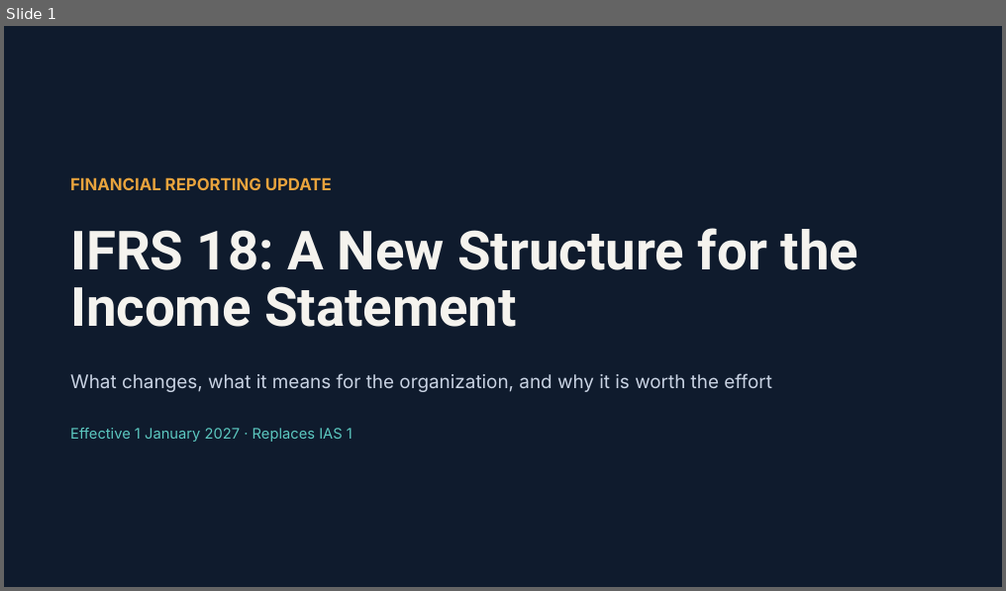
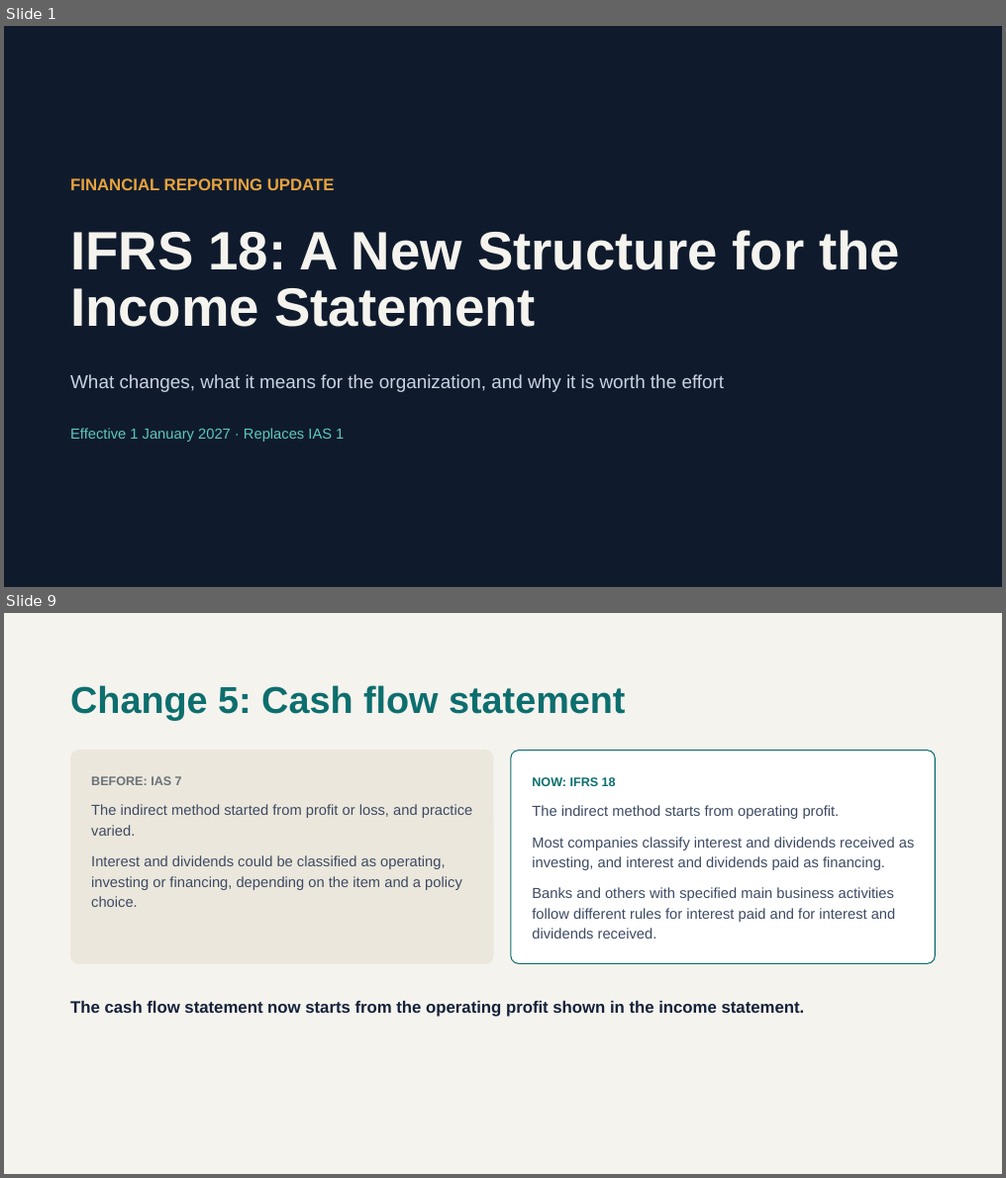
Before and after one commit to arbazm226/arbaz-portfolio, a slide deck: public/Documents/IFRS-18-Changes-Impact-and-Benefits.pptx. Shown one above the other, each under a label of ours: slide 1 before the commit, slides 1 and 9 after it; the slides between them are not shown. The pictures are 1006x591 and 1006x1178 pixels, drawn with LibreOffice and Linux fonts; fonts in the diff are those of the drawing. Boxes give left, top, right and bottom in pixels: in the first picture for what was removed or moved away, otherwise in the second. Text is boxed around its words. In the diff, an @@ line names an element or a change of style, - is before the commit and + after.

Commit message:
Update IFRS 18 presentation

```diff
--- a/public/Documents/IFRS-18-Changes-Impact-and-Benefits.pptx
+++ b/public/Documents/IFRS-18-Changes-Impact-and-Benefits.pptx
@@ slide 9 added at [4,613,1002,1174], background #F5F3EE @@
@@ title added at [70,685,625,720], 36 pt, text #0D6E6E, bold @@
+Change 5: Cash flow statement
@@ rounded rectangle added at [70,750,494,964], fill #EBE7DC @@
@@ rounded rectangle added at [511,750,936,963], fill #FFFFFF, outline #0D6E6E 1 pt @@
@@ text added at [91,776,182,785], 12 pt, text #6A7179, bold @@
+BEFORE: IAS 7
@@ text added at [532,777,616,786], 12 pt, text #0D6E6E, bold @@
+NOW: IFRS 18
@@ text added at [91,804,473,836], 14 pt, text #3D4A63 @@
+The indirect method started from profit or loss, and practice varied.
@@ text added at [532,805,840,819], 14 pt, text #3D4A63 @@
+The indirect method starts from operating profit.
@@ text added at [532,837,915,870], 14 pt, text #3D4A63 @@
+Most companies classify interest and dividends received as investing, and interest and dividends paid as financing.
@@ text added at [91,856,462,907], 14 pt, text #3D4A63 @@
+Interest and dividends could be classified as operating, investing or financing, depending on the item and a policy choice.
@@ text added at [532,887,896,939], 14 pt, text #3D4A63 @@
+Banks and others with specified main business activities follow different rules for interest paid and for interest and dividends received.
@@ text added at [70,1001,805,1017], 16 pt, text #14213A, bold @@
+The cash flow statement now starts from the operating profit shown in the income statement.
@@ slide 1 changed as well @@
@@ title "IFRS 18: A New Structure ..." at [70,230,900,327]: font Roboto to Arial @@
@@ font Inter to Arial in 3 elements at [70,178,335,190], [70,374,725,392], [70,428,344,442] @@
```
Also in this commit, not shown: 3 other slides changed, 8 other slides added, 2 slides removed.
